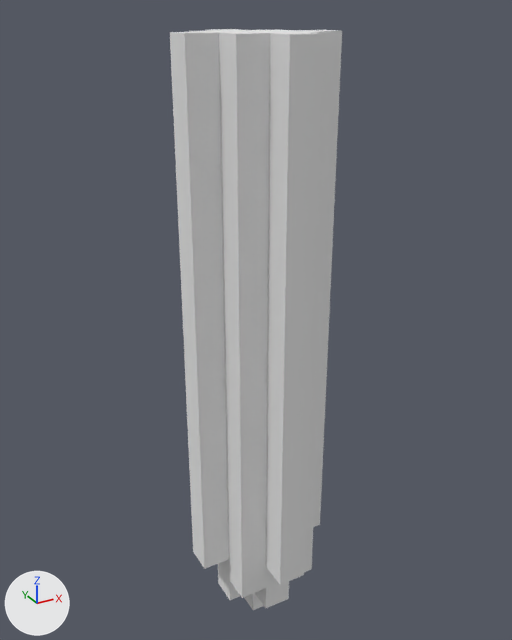
A saved change to the OBJ model Assets/Art/Models/Pencil.obj.
The view is the same before and after, from a camera (50 mm lens) standing at (-1.0, -1.84, 2.16) and looking at (0.07, 0.11, 1.19). The lights are fixed; the arrows at lower left show +X, +Y and +Z. Where no turn or scale is listed for an object, it has been applied to the vertices. Vertices at the same position are counted once.

Names of what the first picture shows: 'Untitled'.
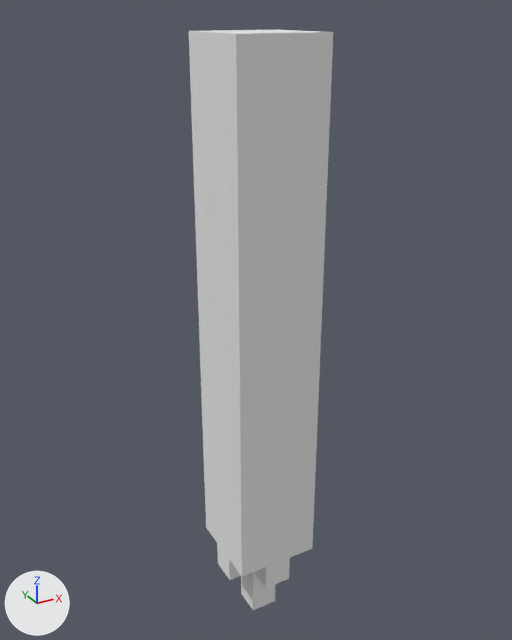
Changed parts and their boxes (x1, y1, x2, y2) in the pictures (512 x 640 px):
'Untitled', reshaped (16% narrower)
    before: (170, 29, 342, 610)
    after: (189, 30, 333, 610)

What the commit changed:
me_untitled is used by ob_untitled; location (0.0, 0.0, 0.0).
me_untitled had 148 vertices, 292 faces and spanned x -0.2..0.3, y -0.2..0.3, z 0.0..2.1.
me_untitled now has 48 vertices, 92 faces and spans x -0.1..0.2, y -0.1..0.2, z 0.0..2.1.
Part 1, on me_untitled:
108 vertices are removed from x -0.2..0.3, y -0.2..0.3, z 0.1..2.1.
286 faces are deleted.
8 vertices are added at x -0.1..0.2, y -0.1..0.2, z 0.3.
86 new faces join them.
